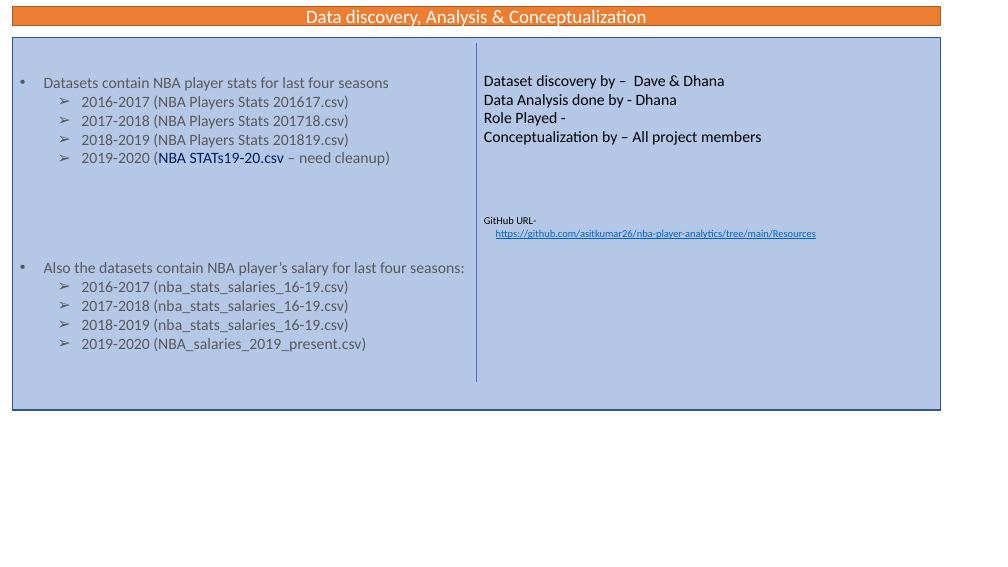
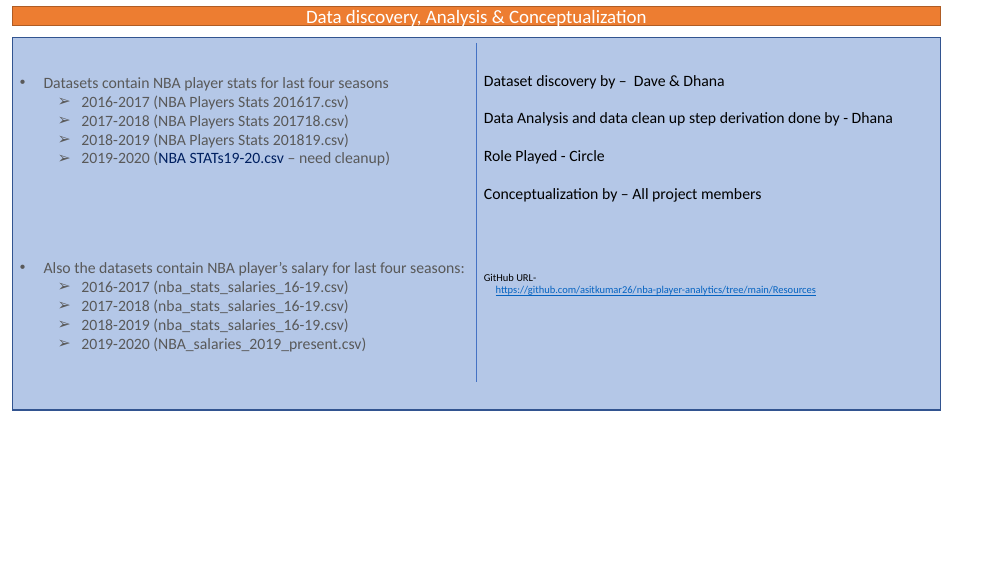
Before and after one commit to asitkumar26/nba-player-analytics, a slide deck: slide 2 of Presentation/Deliverables.pptx. Drawn at 1008x567 pixels with LibreOffice and Linux fonts; fonts in the diff are those of the drawing. Boxes give left, top, right and bottom in pixels: in the first picture for what was removed or moved away, otherwise in the second. Text is boxed around its words. In the diff, an @@ line names an element or a change of style, - is before the commit and + after.

```diff
--- a/Presentation/Deliverables.pptx
+++ b/Presentation/Deliverables.pptx
@@ text at bbox=[484, 112, 893, 164]: text changed @@
-Data Analysis done by - Dhana
-Role Played -
+Data Analysis and data clean up step derivation done by - Dhana
+Role Played - Circle
```
Also in this commit, not shown: 5 other slides changed, 3 slides removed.
